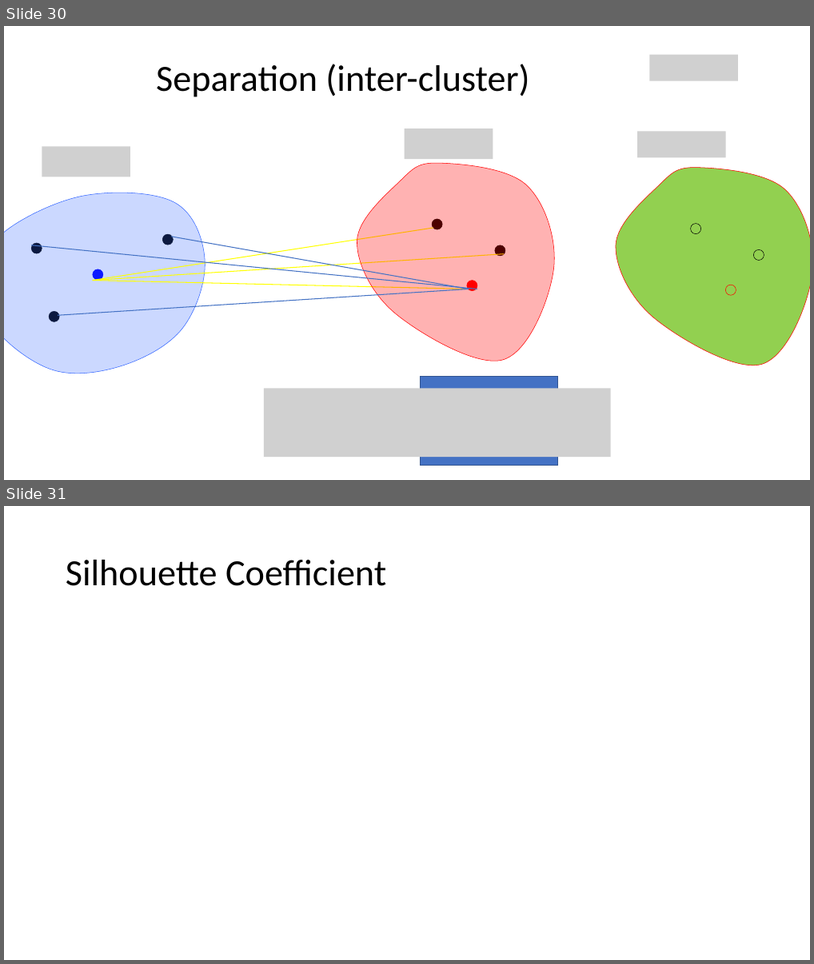
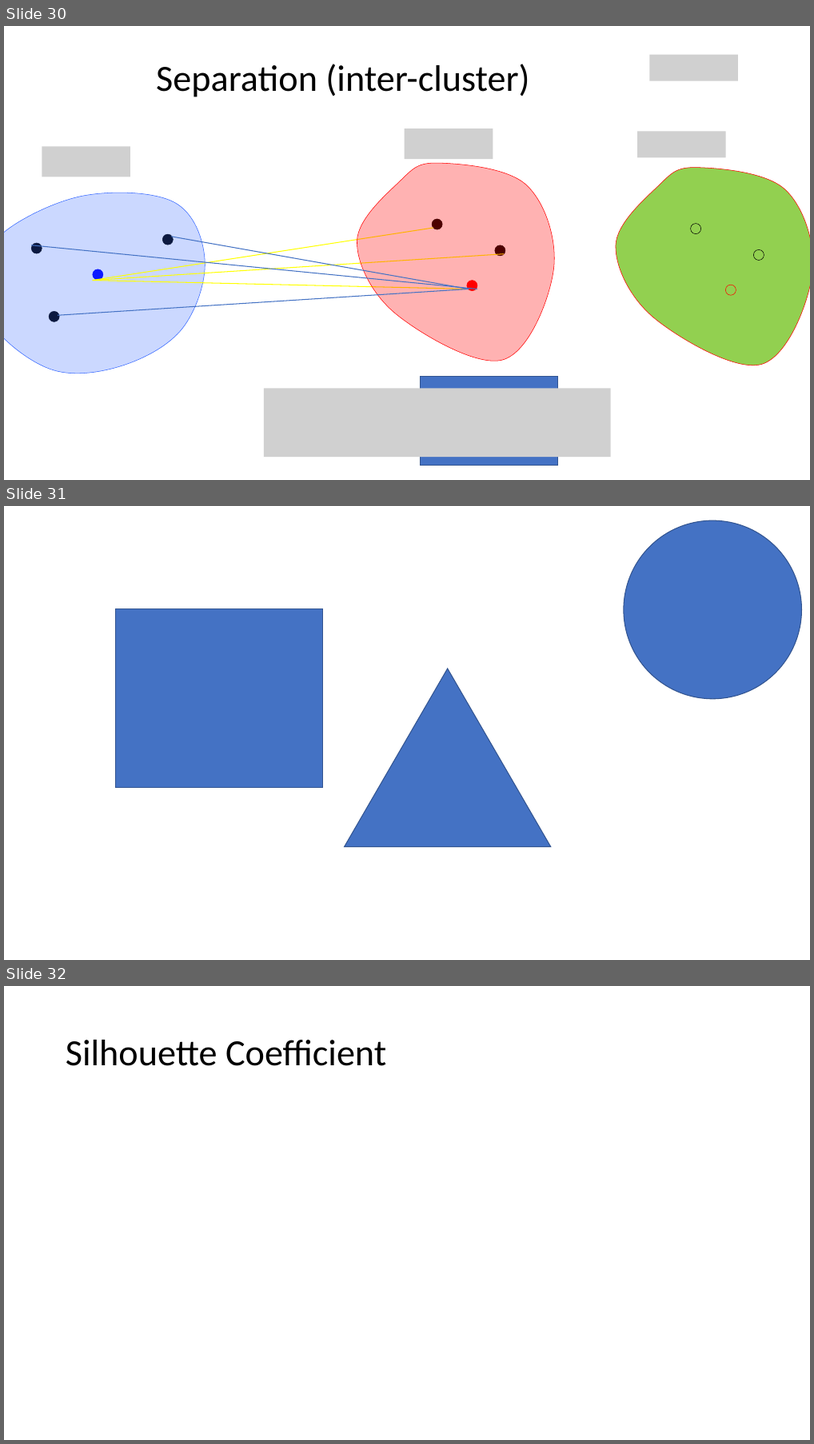
Before and after one commit to mathphysmx/teaching-ml, a slide deck: slides/04_ML_K-Means.pptx. Shown one above the other, each under a label of ours: slides 30 and 31 before the commit, slides 30, 31 and 32 after it. The pictures are 814x964 and 814x1444 pixels, drawn with LibreOffice and Linux fonts; fonts in the diff are those of the drawing; grey boxes stand for pictures. Boxes give left, top, right and bottom in pixels: in the first picture for what was removed or moved away, otherwise in the second. Text is boxed around its words. In the diff, an @@ line names an element or a change of style, - is before the commit and + after.

```diff
--- a/slides/04_ML_K-Means.pptx
+++ b/slides/04_ML_K-Means.pptx
@@ slide 31 added at box(4, 506, 810, 960), background #FFFFFF @@
@@ ellipse added at box(624, 520, 802, 698), fill #4472C4, outline #325491 1 pt @@
@@ rectangle added at box(116, 609, 323, 787), fill #4472C4, outline #325491 1 pt @@
@@ triangle added at box(345, 668, 551, 847), fill #4472C4, outline #325491 1 pt @@
@@ what was slide 31 is now slide 32 @@
```
Also in this commit, not shown: 1 slide changed, 12 other files.
